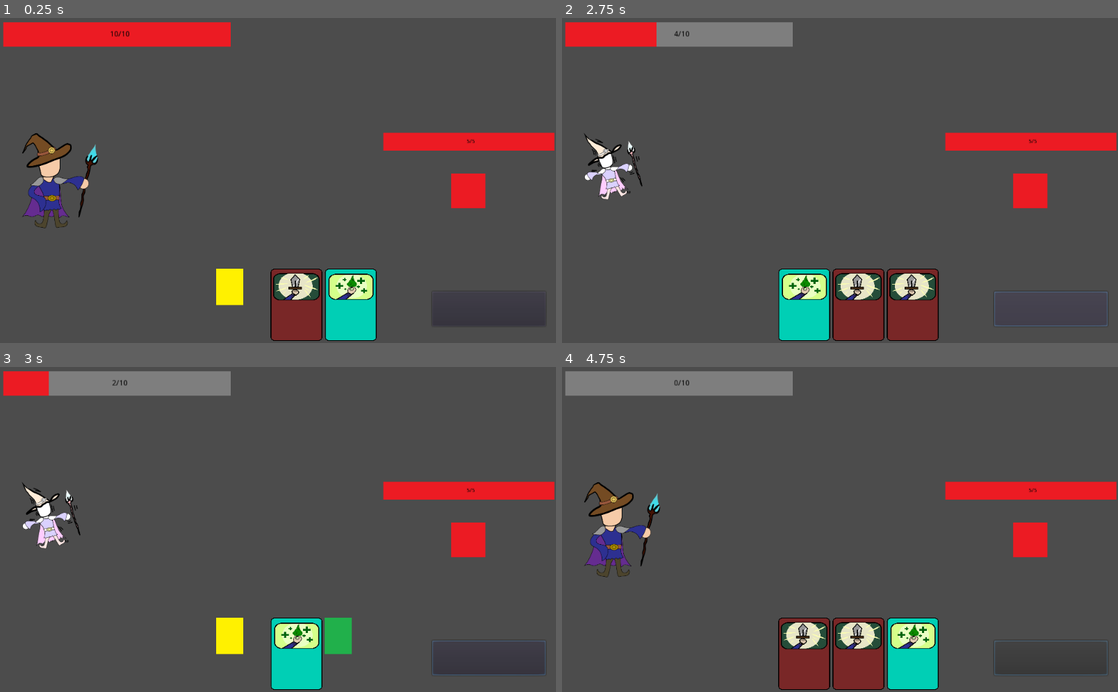
Above: before the commit, frames 1-4 (two rows, left to right).
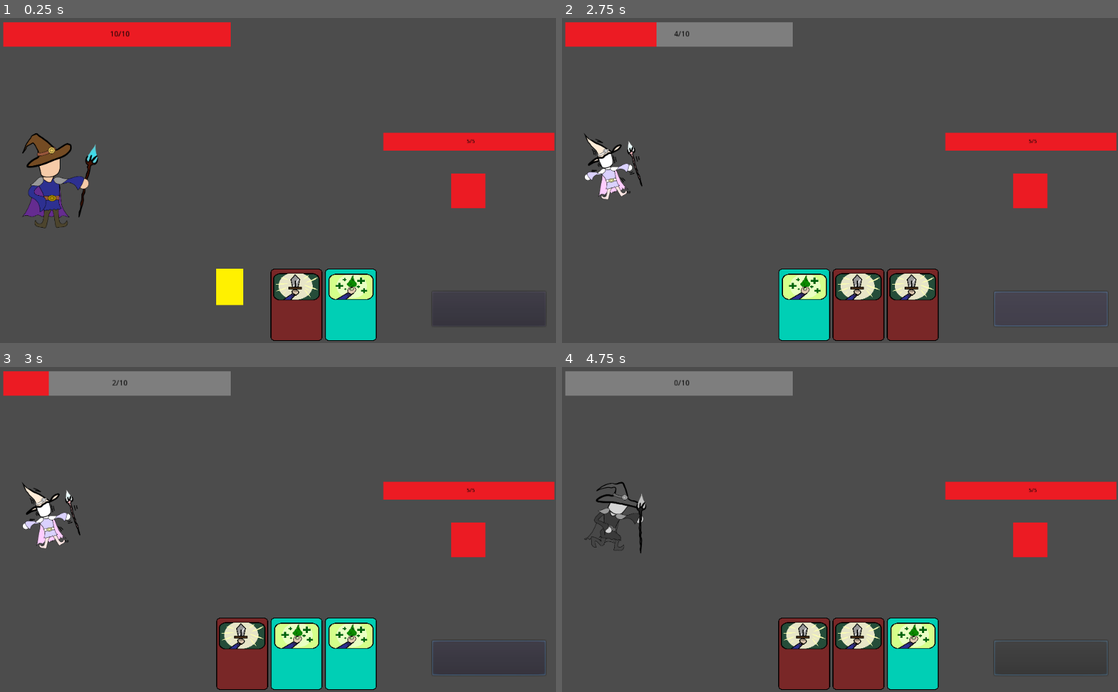
Above: after the commit, the same moments.

Repository: gologo-path/GameProject
Game: Godot game, scene res://scenes/Main.tscn
Same seed, same stepped clock (60 frames per second), same inputs: the game is played once before the commit and once after it. The engine's default icon, where the game draws it, is replaced by a stand-in: a white triangle on a blue panel in a dark square.
Inputs (mouse positions are in pixels of both pictures, inside the frame that each line leads up to):
- Up to frame 1 (0.25 s): no input
- Up to frame 2 (2.75 s): click (1051, 310) at 0.5 s; click (1051, 310) at 1.25 s; click (1051, 310) at 2 s
- Up to frame 3 (3 s): tap Enter at 2.75 s; move the mouse to (400, 513) at 2.77 s; click (400, 513) at 2.92 s
- Up to frame 4 (4.75 s): tap Space at 3.5 s; move the mouse to (728, 545) at 3.52 s; click (728, 545) at 3.67 s; tap Enter at 4.25 s; move the mouse to (895, 458) at 4.27 s; click (895, 458) at 4.42 s

Frames 1-2 are identical in both runs. In frame 3, 4.1% of the frame differs, in the area x 38-68%, y 77-100%; in frame 4, 1.9%.

Commit message:
Added discard type, fix animation bug

Diff:
--- a/scripts/CardClass.gd
+++ b/scripts/CardClass.gd
@@ -2,12 +2,14 @@
 	var damage = 0
 	var type = 0
 	var child_index = 0
+	var type_discard = 0
 	var texture_path = ""
 
-	func _init(type,damage,texture_path):
+	func _init(type,damage,texture_path,type_discard):
 		self.damage = damage
 		self.type = type
 		self.texture_path = texture_path
+		self.type_discard = type_discard
 
 	func get_damage():
 		return damage
@@ -23,3 +25,6 @@
 
 	func get_child_index():
 		return child_index
+
+	func get_type_discard():
+		return type_discard
--- a/scripts/Main.gd
+++ b/scripts/Main.gd
@@ -3,18 +3,19 @@
 var card = null
 var used = false # bool flag to save state of selected card, if true then card removed from hand and flag turned to false
 const enum_types = preload("res://scripts/TypeCardEnum.gd").TypeCard
+const enum_discard = preload("res://scripts/TypeCardEnum.gd").TypeDiscard
 var CardClass = preload("res://scripts/CardClass.gd").CardClass
 
 var flag = false
 
 var cards_collection = [
-	CardClass.new(enum_types.ATTACK,2,"res://assets/священная заточка карточка.png"),
-	CardClass.new(enum_types.ATTACK,2,"res://assets/священная заточка карточка.png"),
-	CardClass.new(enum_types.ATTACK,2,"res://assets/священная заточка карточка.png"),
-	CardClass.new(enum_types.DEFENS,-2,"res://assets/подорожник.png"),
-	CardClass.new(enum_types.DEFENS,-2,"res://assets/подорожник.png"),
-	CardClass.new(enum_types.ALL,2,"res://assets/1.png"),
-	CardClass.new(enum_types.ALL_ENEMIES,2,"res://assets/3.png")
+	CardClass.new(enum_types.ATTACK,2,"res://assets/священная заточка карточка.png",enum_discard.SAVE),
+	CardClass.new(enum_types.ATTACK,2,"res://assets/священная заточка карточка.png",enum_discard.SAVE),
+	CardClass.new(enum_types.ATTACK,2,"res://assets/священная заточка карточка.png",enum_discard.SAVE),
+	CardClass.new(enum_types.DEFENS,-2,"res://assets/подорожник.png",enum_discard.SAVE),
+	CardClass.new(enum_types.DEFENS,-2,"res://assets/подорожник.png",enum_discard.SAVE),
+	CardClass.new(enum_types.ALL,2,"res://assets/1.png",enum_discard.BURN),
+	CardClass.new(enum_types.ALL_ENEMIES,2,"res://assets/3.png",enum_discard.BURN)
 ]
 var player = preload("res://scripts/PlayerClass.gd").PlayerClass.new(10,10,cards_collection)
 var deck = preload("res://scripts/Deck.gd").DeckClass.new(cards_collection)
@@ -38,6 +39,7 @@
 
 func _on_Player_killed():
 	$Sprite.texture = load("res://assets/animations/Player/Dead.png")
+	$Timer.stop()
 	$Button.disabled = true
 
 func _on_Node2D_card_selected(card):
@@ -53,7 +55,8 @@
 		$Sprite.texture = load("res://assets/animations/Player/Attack.png")
 		$Timer.start()
 		get_node("Cards").destroy_card(card.get_child_index())
-		discard_deck.append(card)
+		if card.get_type_discard() == enum_discard.SAVE:
+			discard_deck.append(card)
 		card = null
 		used = false
 
@@ -79,7 +82,8 @@
 
 		if used:
 			get_node("Cards").destroy_card(card.get_child_index())
-			discard_deck.append(card)
+			if card.get_type_discard() == enum_discard.SAVE:
+				discard_deck.append(card)
 			card = null
 			used = false
 
@@ -87,6 +91,8 @@
 func _on_Timer_timeout():
 	$Sprite.texture = load("res://assets/animations/Player/Normal.png")
 	$Timer.stop()
+	if player.get_current_helth() <= 0:
+		_on_Player_killed()
 
 
 func _on_Button_pressed():
@@ -100,7 +106,10 @@
 					enemy.get_damage(-enemy.get_strenght())
 	else:
 		flag = true
-	discard_deck.append_array($Cards.clear_hand())
+	var prev_hand = $Cards.clear_hand()
+	for card in prev_hand:
+		if card.get_type_discard() == enum_discard.SAVE:
+			discard_deck.append(card)
 	var count = 3
 	var size = deck.size()
 	for i in range(0,min(size,count)):
